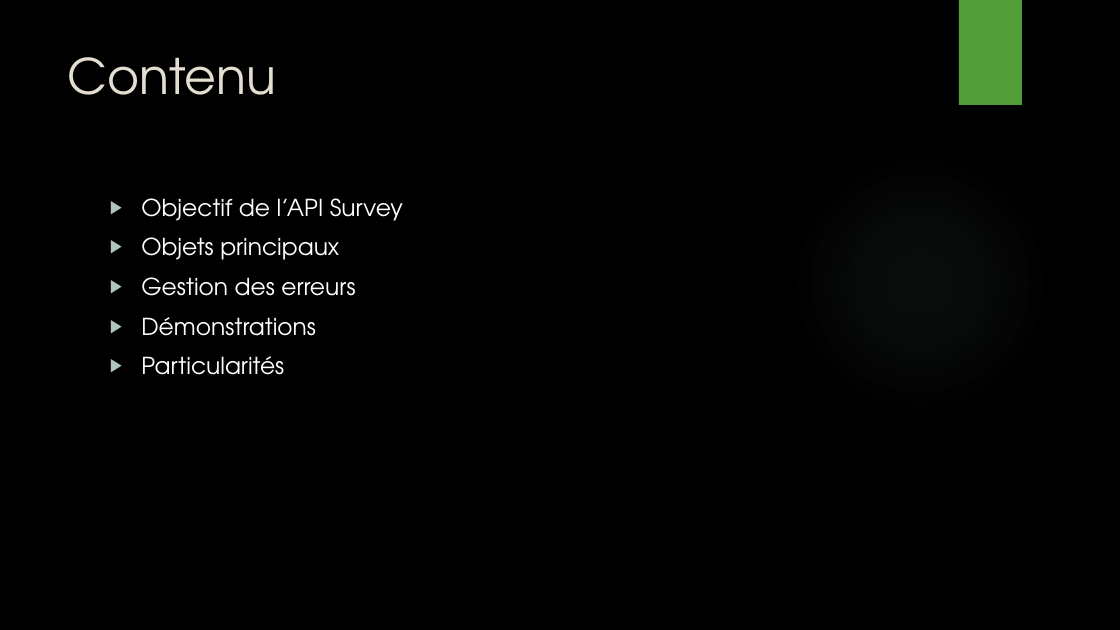
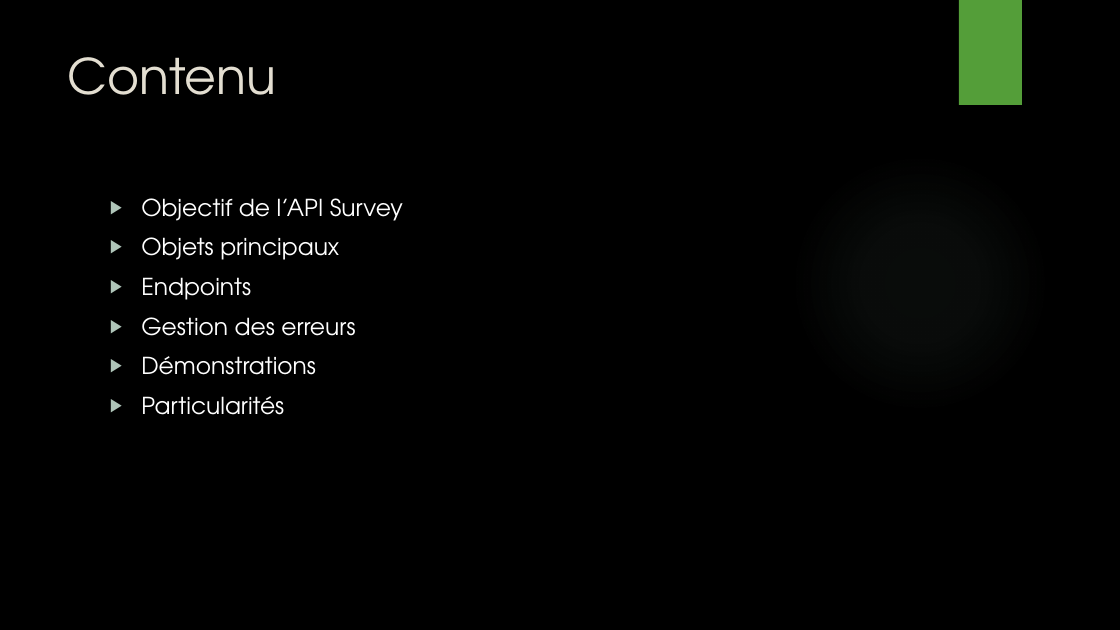
Before and after one commit to PestaKit/microservice-survey, a slide deck: slide 2 of presentations/présentationAMTSurvey.pptx. Drawn at 1120x630 pixels with LibreOffice and Linux fonts; fonts in the diff are those of the drawing; background and template pictures are left out. Boxes give left, top, right and bottom in pixels: in the first picture for what was removed or moved away, otherwise in the second. Text is boxed around its words. In the diff, an @@ line names an element or a change of style, - is before the commit and + after.

```diff
--- a/presentations/présentationAMTSurvey.pptx
+++ b/presentations/présentationAMTSurvey.pptx
@@ text at (x1=141, y1=277, x2=251, y2=300): paragraph added @@
+▶ Endpoints
```
Also in this commit, not shown: 1 slide added.
